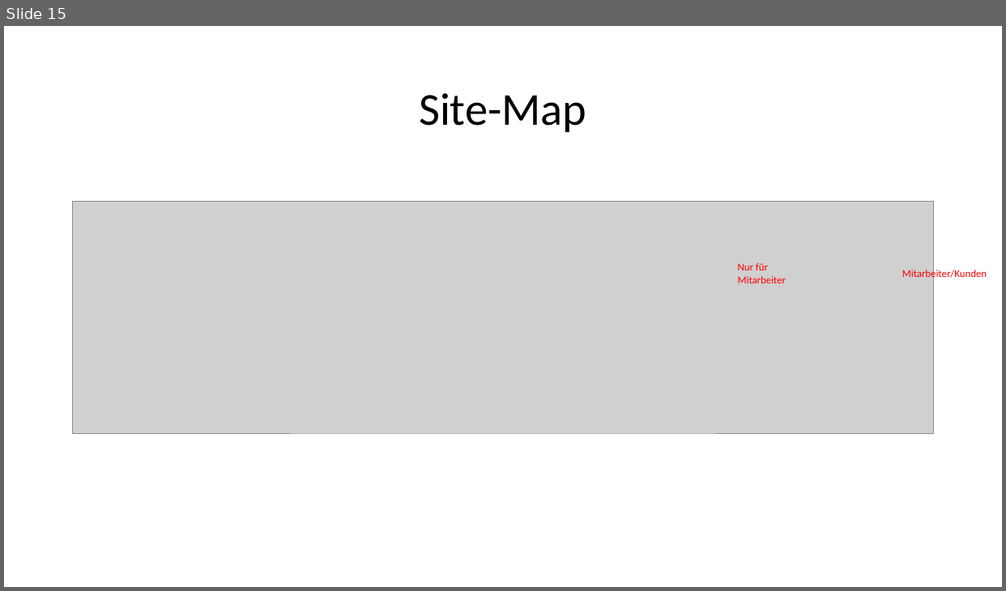
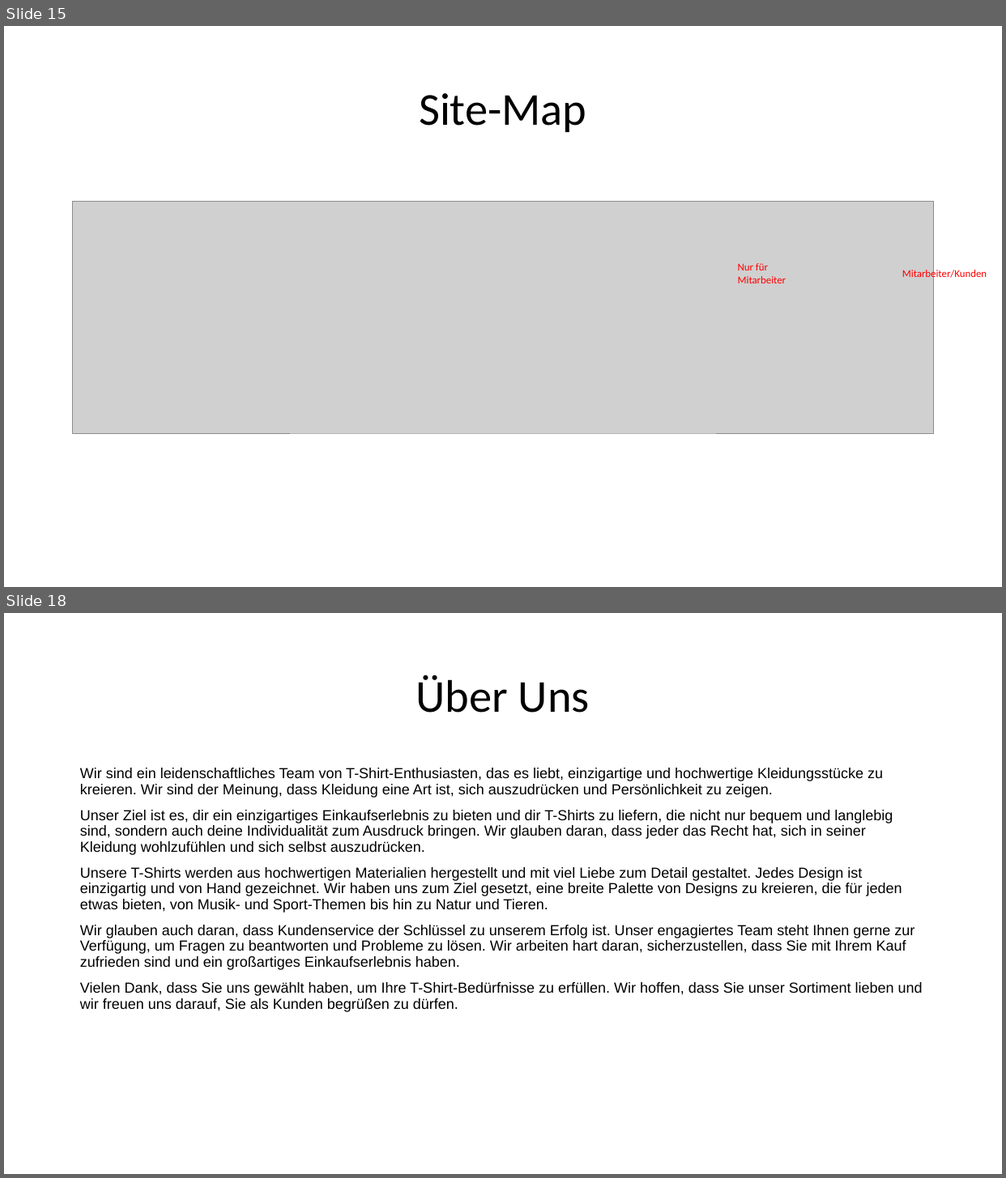
Before and after one commit to Sprayer115/render, a slide deck: Web-Technologie.pptx. Shown one above the other, each under a label of ours: slide 15 before the commit, slides 15 and 18 after it; the slides between them are not shown. The pictures are 1006x591 and 1006x1178 pixels, drawn with LibreOffice and Linux fonts; fonts in the diff are those of the drawing; grey boxes stand for pictures. Boxes give left, top, right and bottom in pixels: in the first picture for what was removed or moved away, otherwise in the second. Text is boxed around its words. In the diff, an @@ line names an element or a change of style, - is before the commit and + after.

Commit message:
03.04

```diff
--- a/Web-Technologie.pptx
+++ b/Web-Technologie.pptx
@@ slide 18 added at <box>4,613,1002,1174</box>, background #FFFFFF @@
@@ title added at <box>416,675,590,713</box>, 44 pt, text #000000 @@
+Über Uns
@@ text added at <box>80,768,923,1012</box>, 14 pt, text #000000 @@
+Wir sind ein leidenschaftliches Team von T-Shirt-Enthusiasten, das es liebt, einzigartige und hochwertige Kleidungsstücke zu kreieren. Wir sind der Meinung, dass Kleidung eine Art ist, sich auszudrücken und Persönlichkeit zu zeigen.
+Unser Ziel ist es, dir ein einzigartiges Einkaufserlebnis zu bieten und dir T-Shirts zu liefern, die nicht nur bequem und langlebig sind, sondern auch deine Individualität zum Ausdruck bringen. Wir glauben daran, dass jeder das Recht hat, sich in seiner Kleidung wohlzufühlen und sich selbst auszudrücken.
+Unsere T-Shirts werden aus hochwertigen Materialien hergestellt und mit viel Liebe zum Detail gestaltet. Jedes Design ist einzigartig und von Hand gezeichnet. Wir haben uns zum Ziel gesetzt, eine breite Palette von Designs zu kreieren, die für jeden etwas bieten, von Musik- und Sport-Themen bis hin zu Natur und Tieren.
+Wir glauben auch daran, dass Kundenservice der Schlüssel zu unserem Erfolg ist. Unser engagiertes Team steht Ihnen gerne zur Verfügung, um Fragen zu beantworten und Probleme zu lösen. Wir arbeiten hart daran, sicherzustellen, dass Sie mit Ihrem Kauf zufrieden sind und ein großartiges Einkaufserlebnis haben.
+Vielen Dank, dass Sie uns gewählt haben, um Ihre T-Shirt-Bedürfnisse zu erfüllen. Wir hoffen, dass Sie unser Sortiment lieben und wir freuen uns darauf, Sie als Kunden begrüßen zu dürfen.
```
Also in this commit, not shown: 4 other slides added.
